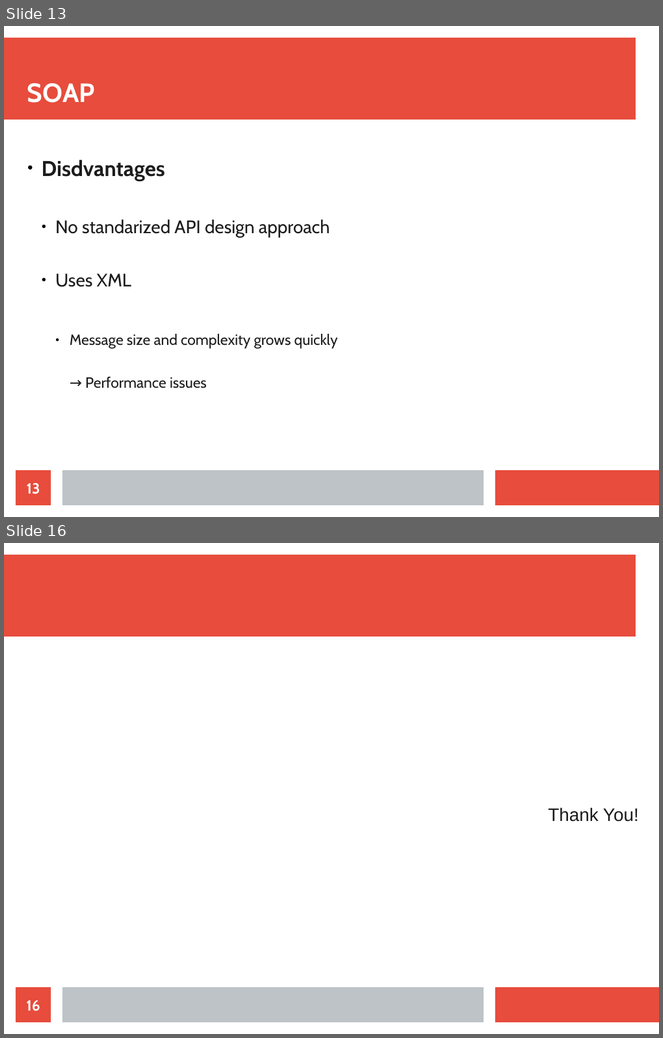
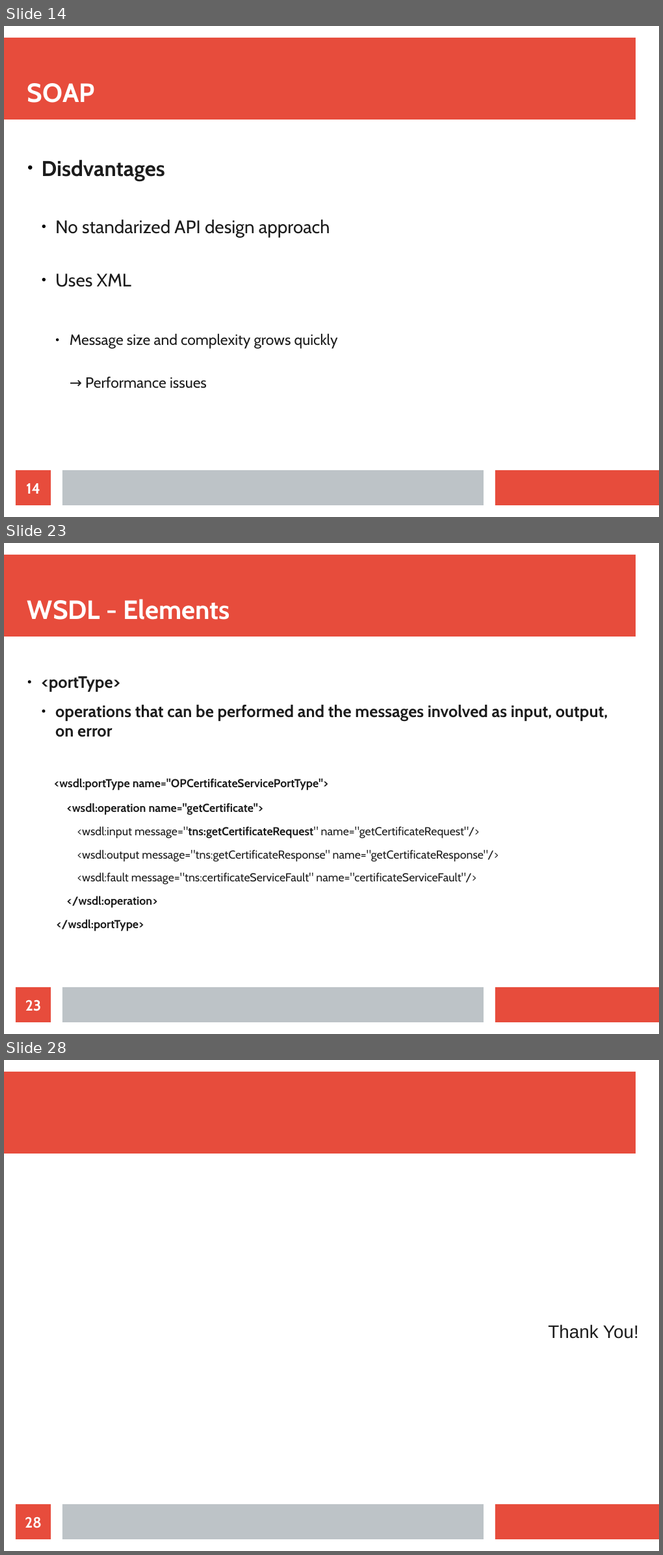
Before and after one commit to maxotta/pia-labs, a slide deck: lectures/ws_wsockets/ws_wsockets.odp. Shown one above the other, each under a label of ours: slides 13 and 16 before the commit, slides 14, 23 and 28 after it; the slides between them are not shown. The pictures are 663x1038 and 663x1555 pixels, drawn with LibreOffice and Linux fonts; fonts in the diff are those of the drawing. Boxes give left, top, right and bottom in pixels: in the first picture for what was removed or moved away, otherwise in the second. Text is boxed around its words. In the diff, an @@ line names an element or a change of style, - is before the commit and + after.

```diff
--- a/lectures/ws_wsockets/ws_wsockets.odp
+++ b/lectures/ws_wsockets/ws_wsockets.odp
@@ slide 23 added at [4,543,659,1034], background #FFFFFF; not listed: 3 template elements that a slide beside it also shows @@
@@ title added at [27,599,230,620], 32 pt, text #FFFFFF, bold @@
+WSDL - Elements
@@ text added at [42,676,608,932], 14 pt, text #1C1C1C, bold @@
+● <portType>
+  ● operations that can be performed and the messages involved as input, output, on error
+  <wsdl:portType name="OPCertificateServicePortType">
+  <wsdl:operation name="getCertificate">
+  <wsdl:input message="tns:getCertificateRequest" name="getCertificateRequest"/>
+  <wsdl:output message="tns:getCertificateResponse" name="getCertificateResponse"/>
+  <wsdl:fault message="tns:certificateServiceFault" name="certificateServiceFault"/>
+  </wsdl:operation>
+  </wsdl:portType>
@@ page number added at [16,988,51,1023], fill #E74C3C, 18 pt, text #FFFFFF, bold @@
+23
@@ what was slide 13 is now slide 14 @@
@@ page number at [26,484,40,494]: text changed @@
-13
+14
@@ what was slide 16 is now slide 28 @@
@@ page number at [25,1517,42,1529]: text changed @@
-16
+28
```
Also in this commit, not shown: 5 slides changed, 11 other slides added.
